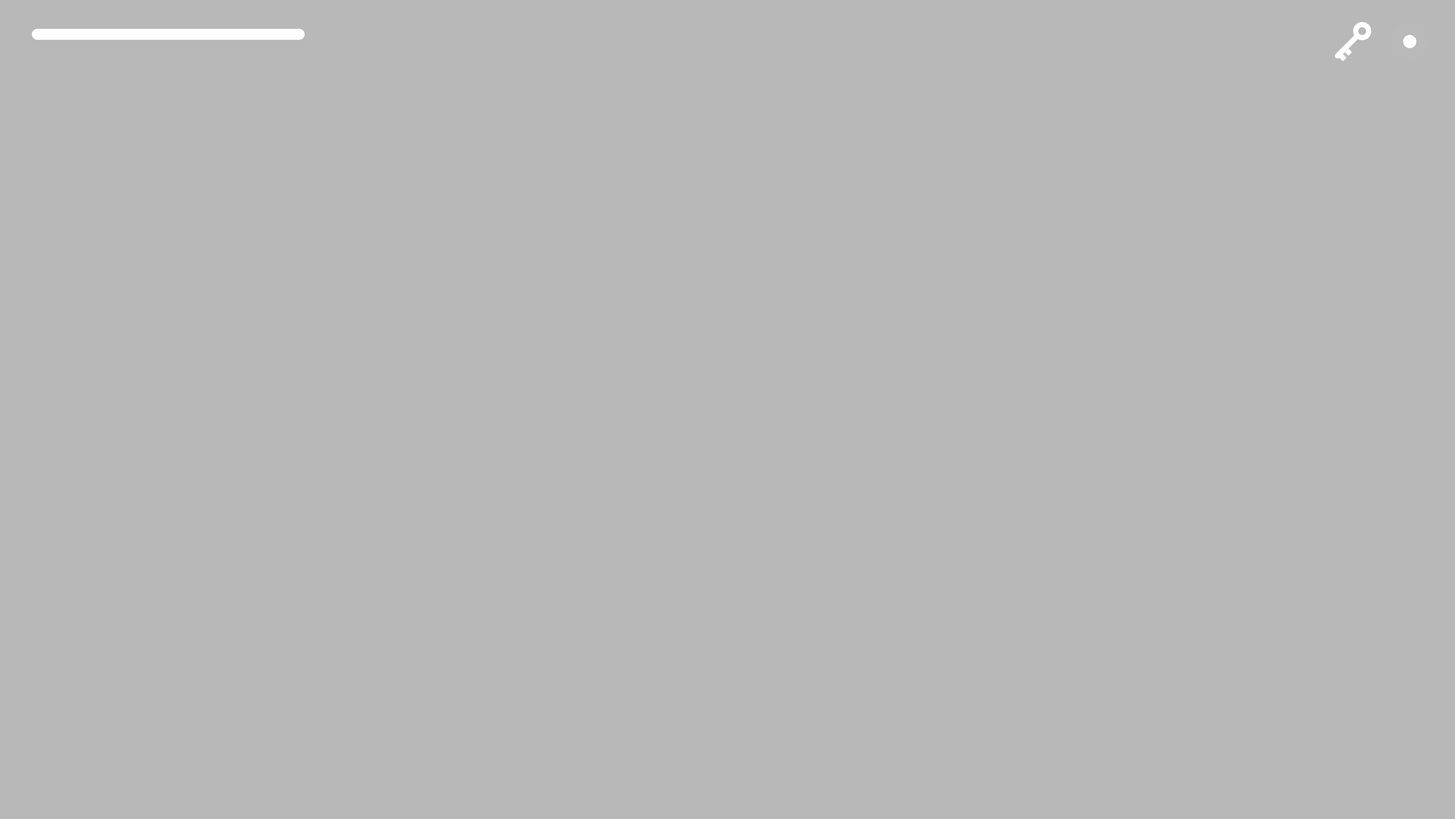
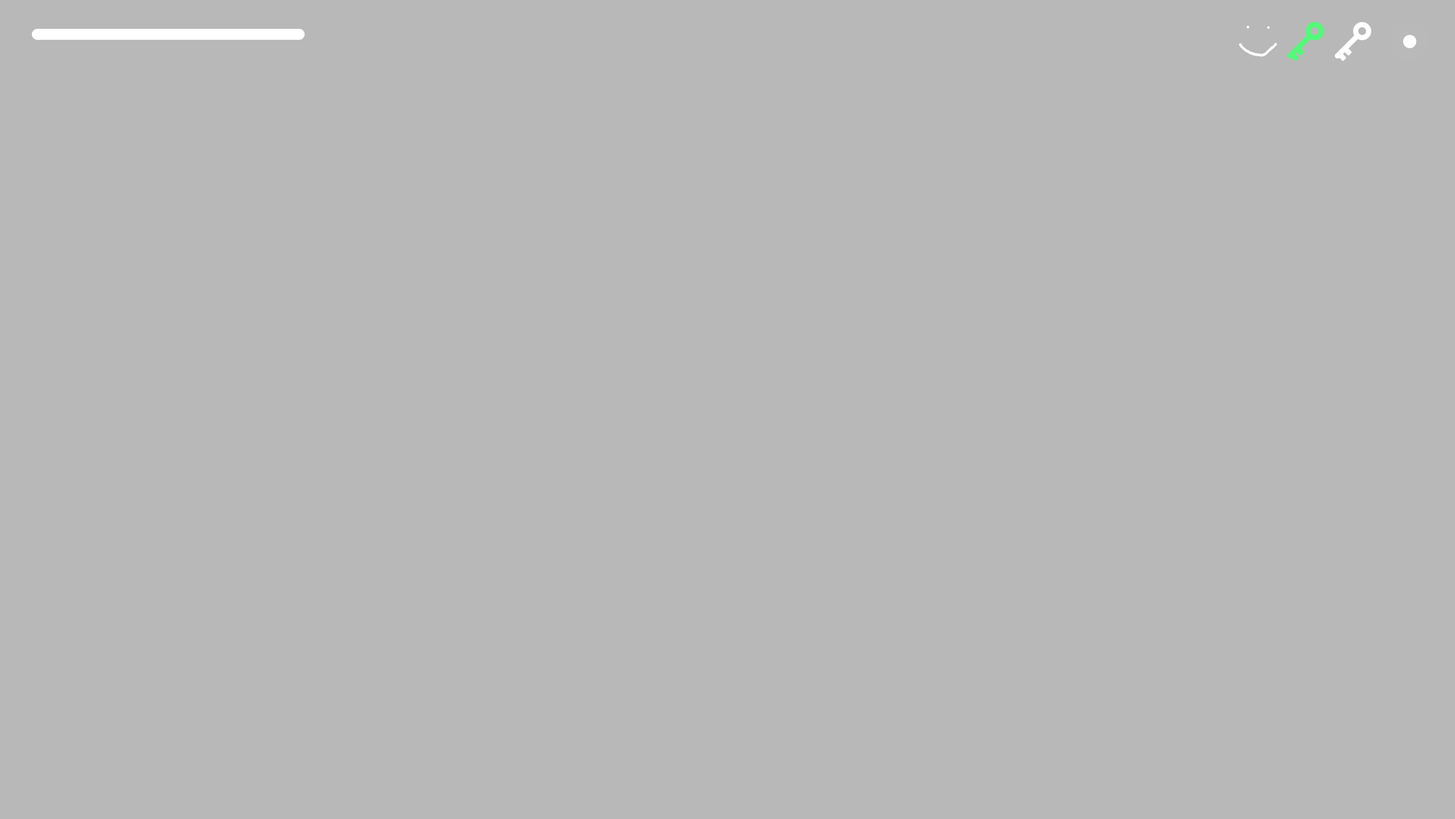
Layers edited between the first and the second 1455 × 819 image:
added layer "Inventory Key Gem" above "Smile" over [1287, 21, 1325, 62]
added layer "Smile" above "Inventory Key" over [1239, 25, 1278, 57]
